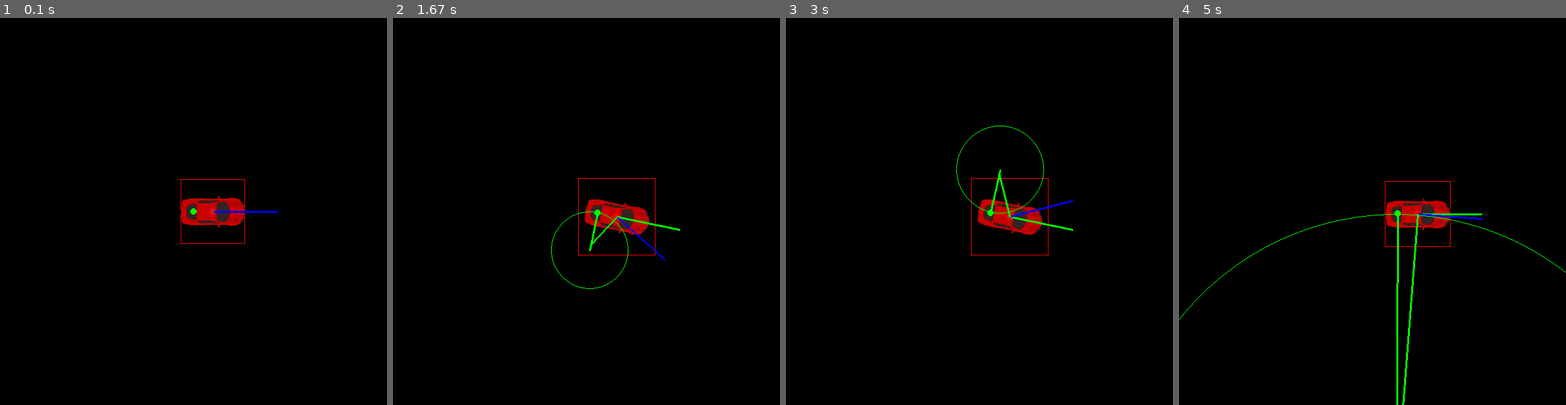
Above: before the commit, frames 1-4 (left to right).
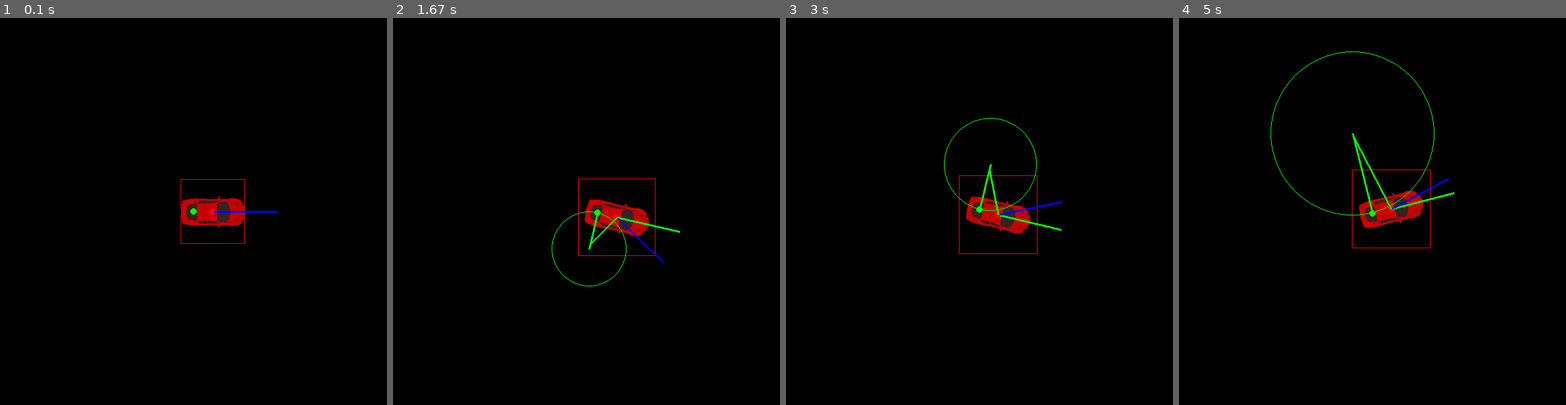
Above: after the commit, the same moments.

Repository: omar251/Pygame-Autonomous-Car
Game: pygame game, started from ackermann_steering.py
The game is run twice, just before and just after one commit, with the same random seed, the same clock (stepped at 60 frames per second) and the same inputs.
Inputs:
- Up to frame 1 (0.1 s): no input
- Up to frame 2 (1.67 s): hold Right 0.33-0.8 s; hold Up 0.83-1.13 s; hold Right 1.17-1.63 s
- Up to frame 3 (3 s): hold Left 1.67-2.2 s; hold Down 2.23-2.53 s; hold Left 2.57-2.97 s
- Up to frame 4 (5 s): hold Up 3-3.37 s; hold Right 3.4-4.03 s; hold Down 4.07-4.43 s; hold Left 4.47-4.93 s; hold Right from 4.97 s (still down)

The runs differ from the first frame. In frame 1, 0.2% of the frame differs, in the area x 46-64%, y 46-55%; in frame 2, 0.8%; in frame 3, 1.8%; in frame 4, 2.9%, in the area x 0-100%, y 8-100%.

Commit message:
steering car to point

Diff:
--- a/ackermann_steering.py
+++ b/ackermann_steering.py
@@ -25,6 +25,7 @@
         self.steering_speed = 1
 
     def rotate(self):
+        self.current_angle = self.current_angle % 360
         self.rotated_offset = self.offset.rotate(self.current_angle)
         self.rotate_surface = pygame.transform.rotozoom(self.surface, -self.current_angle, 1)
         self.rect = self.rotate_surface.get_rect(center=self.source+self.rotated_offset)
@@ -36,12 +37,19 @@
         self.raduis = 30/math.sin(math.radians(self.angle_of_rotation)) if not self.angle_of_rotation == 0 else 0
         self.rear_wheels  = pygame.math.Vector2(0,self.raduis).rotate(self.current_angle)
         self.front_wheels = pygame.math.Vector2(0,self.raduis).rotate(self.current_angle + self.angle_of_rotation)
-        print(self.angle_of_rotation)
+        direction = self.speed*(math.cos(math.radians(self.current_angle))),self.speed * (math.sin(math.radians(self.current_angle)))
+        angle_offset = math.copysign(0 if (self.angle_of_rotation == 0) else self.speed*(60/self.raduis),self.angle_of_rotation)
         if keys[pygame.K_UP]:
-            self.source += self.speed*(math.cos(math.radians(self.current_angle))),self.speed * (math.sin(math.radians(self.current_angle)))
-            self.rect = self.rotate_surface.get_rect(center=self.source+self.rotated_offset)
-            self.rotate()
-            self.update_angle()
+            self.source += direction
+            self.current_angle += angle_offset
+            self.angle_of_rotation -= angle_offset
+        if keys[pygame.K_DOWN]:
+            self.source -= direction
+            self.current_angle -= angle_offset
+            self.angle_of_rotation -= angle_offset
+        self.rect = self.rotate_surface.get_rect(center=self.source+self.rotated_offset)
+        self.rotate()
+
 
     def update_angle(self):
         self.current_angle += math.copysign(0 if (self.angle_of_rotation == 0) else self.speed*(60/self.raduis),self.angle_of_rotation)
--- a/car_fallow_point.py
+++ b/car_fallow_point.py
@@ -16,7 +16,7 @@
         self.screen  = screen
         self.destination =[]
         self.source =[]
-        self.rotated_offset = self.offset = pygame.math.Vector2(40,0)
+        self.rotated_offset = self.offset = pygame.math.Vector2(30,0)
         self.front_radars =[]
         self.back_radars = []
         self.radars =[]
@@ -36,6 +36,9 @@
         self.reached = True
         self.radar_length = self.max_radar = 100
         self.time = 15
+        self.steering_speed = 1
+        self.raduis= 0
+        self.rear_wheels = self.front_wheels = pygame.math.Vector2(0,0)
 
     def Right(self,speed = 3):
         self.rotate(speed)
@@ -56,31 +59,55 @@
         self.rect = self.rotate_surface.get_rect(center = self.source + self.rotated_offset)
 
     def move(self):
+    #     keys = pygame.key.get_pressed()
+    #     border = False
+
+    #     if self.source[0] < 20 or self.source[0] > W - 20 or self.source[1] > H - 20 or self.source[1] < 20: border = True
+
+    #     if self.source[0] < 20: self.source[0] = 20
+    #     elif self.source[0] > W - 20: self.source[0] = W - 20
+
+    #     if self.source[1] < 20: self.source[1]= 20
+    #     elif self.source[1] > H - 20: self.source[1] = H - 20
+
+    #     if not border:
+    #         if keys[pygame.K_UP]:
+    #             self.Forword()
+    #             if keys[pygame.K_RIGHT]:
+    #                 self.Right()
+    #             if keys[pygame.K_LEFT]:
+    #                 self.Left()
+
+    #         if keys[pygame.K_DOWN]:
+    #             self.Backword()
+    #             if keys[pygame.K_RIGHT]:
+    #                 self.Left()
+    #             if keys[pygame.K_LEFT]:
+    #                 self.Right()
+        pass
+
+    def steering_move(self):
         keys = pygame.key.get_pressed()
-        border = False
-
-        if self.source[0] < 20 or self.source[0] > W - 20 or self.source[1] > H - 20 or self.source[1] < 20: border = True
-
-        if self.source[0] < 20: self.source[0] = 20
-        elif self.source[0] > W - 20: self.source[0] = W - 20
-
-        if self.source[1] < 20: self.source[1]= 20
-        elif self.source[1] > H - 20: self.source[1] = H - 20
-
-        if not border:
-            if keys[pygame.K_UP]:
-                self.Forword()
-                if keys[pygame.K_RIGHT]:
-                    self.Right()
-                if keys[pygame.K_LEFT]:
-                    self.Left()
-
-            if keys[pygame.K_DOWN]:
-                self.Backword()
-                if keys[pygame.K_RIGHT]:
-                    self.Left()
-                if keys[pygame.K_LEFT]:
-                    self.Right()
+        if not self.angle_of_rotation >= 30 and keys[pygame.K_RIGHT]:self.angle_of_rotation += self.steering_speed
+        if not self.angle_of_rotation <= -30 and keys[pygame.K_LEFT]:self.angle_of_rotation -= self.steering_speed
+
+        self.raduis = 30/math.sin(math.radians(self.angle_of_rotation)) if not self.angle_of_rotation == 0 else 0
+        self.rear_wheels  = pygame.math.Vector2(0,self.raduis).rotate(self.current_angle)
+        self.front_wheels = pygame.math.Vector2(0,self.raduis).rotate(self.current_angle + self.angle_of_rotation)
+
+        direction = self.speed*(math.cos(math.radians(self.current_angle))),self.speed * (math.sin(math.radians(self.current_angle)))
+        angle_offset = math.copysign(0 if (self.angle_of_rotation == 0) else self.speed*(60/self.raduis),self.angle_of_rotation)
+
+        if keys[pygame.K_UP]:
+            self.source += direction
+            self.current_angle += angle_offset
+            self.angle_of_rotation -= angle_offset
+        if keys[pygame.K_DOWN]:
+            self.source -= direction
+            self.current_angle -= angle_offset
+            self.angle_of_rotation -= angle_offset
+        self.rect = self.rotate_surface.get_rect(center=self.source+self.rotated_offset)
+        self.rotate()
 
     def rotate(self,degrees = 0):
         self.current_angle = (self.current_angle + degrees) % 360
@@ -89,15 +116,18 @@
         self.rect = self.rotate_surface.get_rect(center=self.source + self.rotated_offset)
 
     def draw_Car(self):
-        # pygame.draw.rect(self.screen,(255,0,0),self.rect)
         self.screen.blit(self.rotate_surface, self.rect)
-        # pygame.draw.line(self.screen,(255,0,0),self.rect.center, self.destination, 1)
         pygame.draw.circle(self.screen,BLUE,self.destination,9,0)
         pygame.draw.circle(self.screen,GREEN,self.rect.center,5,0)
-        # pygame.draw.circle(self.screen,WHITE,self.source + self.rotated_offset,5,0)
-        # pygame.draw.circle(self.screen,BLUE,self.radar,2,0)
-        # pygame.draw.line(self.screen,(0,255,0),self.rect.center, self.radar, 1)
-        self.draw_radar()
+        x = 100*math.cos(math.radians((self.current_angle)))+ (self.rect.centerx)
+        y = 100*math.sin(math.radians((self.current_angle)))+ (self.rect.centery)
+        pygame.draw.line(self.screen,GREEN,self.rect.center, (x,y) , 3)
+        x = 100*math.cos(math.radians((self.angle_of_rotation+self.current_angle)))+ (self.rect.centerx)
+        y = 100*math.sin(math.radians((self.angle_of_rotation+self.current_angle)))+ (self.rect.centery)
+        pygame.draw.line(self.screen,BLUE,self.rect.center, (x,y) , 3)
+        pygame.draw.line(self.screen,GREEN,self.source, self.source + self.rear_wheels , 3)
+        pygame.draw.circle(self.screen,GREEN,self.source + self.rear_wheels,abs(self.raduis),1)
+        pygame.draw.line(self.screen,GREEN,self.rect.center, self.rect.center + self.front_wheels , 3)
 
     def update_map(self,map):
         self.map = map
@@ -202,7 +232,7 @@
             if abs(self.angle_of_rotation) > abs(abs(self.angle_of_rotation) - 180):
                 self.angle_of_rotation = int(abs(abs(self.angle_of_rotation) - 180) * -(abs(self.angle_of_rotation)/self.angle_of_rotation))
 
-            self.calculate_rotation = False
+            # self.calculate_rotation = False
 
     def calculate_directions(self):
         if self.calculate_direction_and_distance :
@@ -211,17 +241,35 @@
             self.distance = int(math.hypot(delta[0],delta[1]))
             self.directions += (math.cos(radians),math.sin(radians))
             self.calculated_destination = self.source + self.directions * self.distance
-            self.calculate_direction_and_distance = False
+            # self.calculate_direction_and_distance = False
 
     def rotate_car(self):
+        self.calculate_angle_of_rotation()
+
         if not round(self.angle_of_rotation) == 0:
-            self.speed = self.angle_of_rotation / self.time
-            self.current_angle += self.speed
+            self.angle_of_rotation = math.copysign(30,self.angle_of_rotation) if abs(self.angle_of_rotation) > 30 else self.angle_of_rotation
+            # self.speed = self.angle_of_rotation / self.time
+            # self.current_angle += self.speed
+            # self.rotate()
+            # self.angle_of_rotation -= self.speed
+
+            self.raduis = 30/math.sin(math.radians(self.angle_of_rotation)) if not self.angle_of_rotation == 0 else 0
+            self.rear_wheels  = pygame.math.Vector2(0,self.raduis).rotate(self.current_angle)
+            self.front_wheels = pygame.math.Vector2(0,self.raduis).rotate(self.current_angle + self.angle_of_rotation)
+            self.steering_speed = 5
+            direction = self.steering_speed*(math.cos(math.radians(self.current_angle))),self.steering_speed * (math.sin(math.radians(self.current_angle)))
+            angle_offset = math.copysign(0 if (self.angle_of_rotation == 0) else self.steering_speed*(60/self.raduis),self.angle_of_rotation)
+
+            self.source += direction
+            self.current_angle += angle_offset
+            self.angle_of_rotation -= angle_offset
+
+            self.rect = self.rotate_surface.get_rect(center=self.source+self.rotated_offset)
             self.rotate()
-            self.angle_of_rotation -= self.speed
 
     def move_car_to_point(self):
-        if not self.distance == 0 and round(self.angle_of_rotation) == 0 :
+        self.calculate_directions()
+        if not self.distance == 0 and round(self.angle_of_rotation) == 0  :
             self.speed = self.distance / self.time
             self.source += self.directions * self.speed
             self.rect = self.rotate_surface.get_rect(center=self.source + self.rotated_offset)
@@ -234,14 +282,13 @@
         self.brakes = True
 
     def destination_reached(self):
+        self.calculate_directions()
         if self.source == self.calculated_destination:
             self.reached = True
         else:
             self.reached = False
 
     def movecar(self):
-        self.calculate_angle_of_rotation()
-        self.calculate_directions()
         self.rotate_car()
         self.check_obstacle()
         if self.obstacle:
@@ -253,9 +300,9 @@
         if point == None or point == self.source or self.brakes:
             self.brake_car()
             return
-        elif point == self.destination:
-            self.calculate_rotation = False
-            self.calculate_direction_and_distance = False
+        # elif point == self.destination:
+        #     self.calculate_rotation = False
+        #     self.calculate_direction_and_distance = False
         self.destination = point
         self.movecar()
 
@@ -301,7 +348,7 @@
         point = mouse
         car.prepare_car()
     car.set_destination(point)
-    car.move()
+    car.steering_move()
     car.draw_Car()
     car.update_map(map)
     pygame.display.update()
